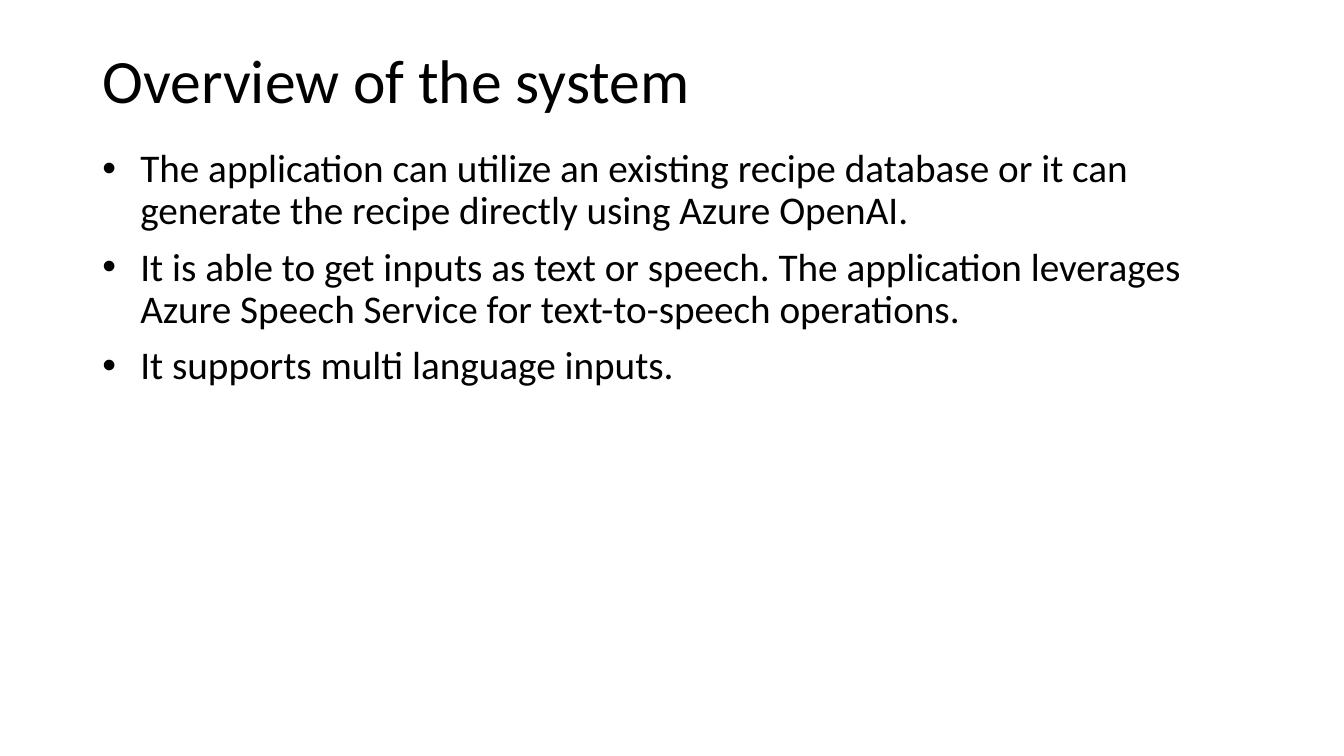
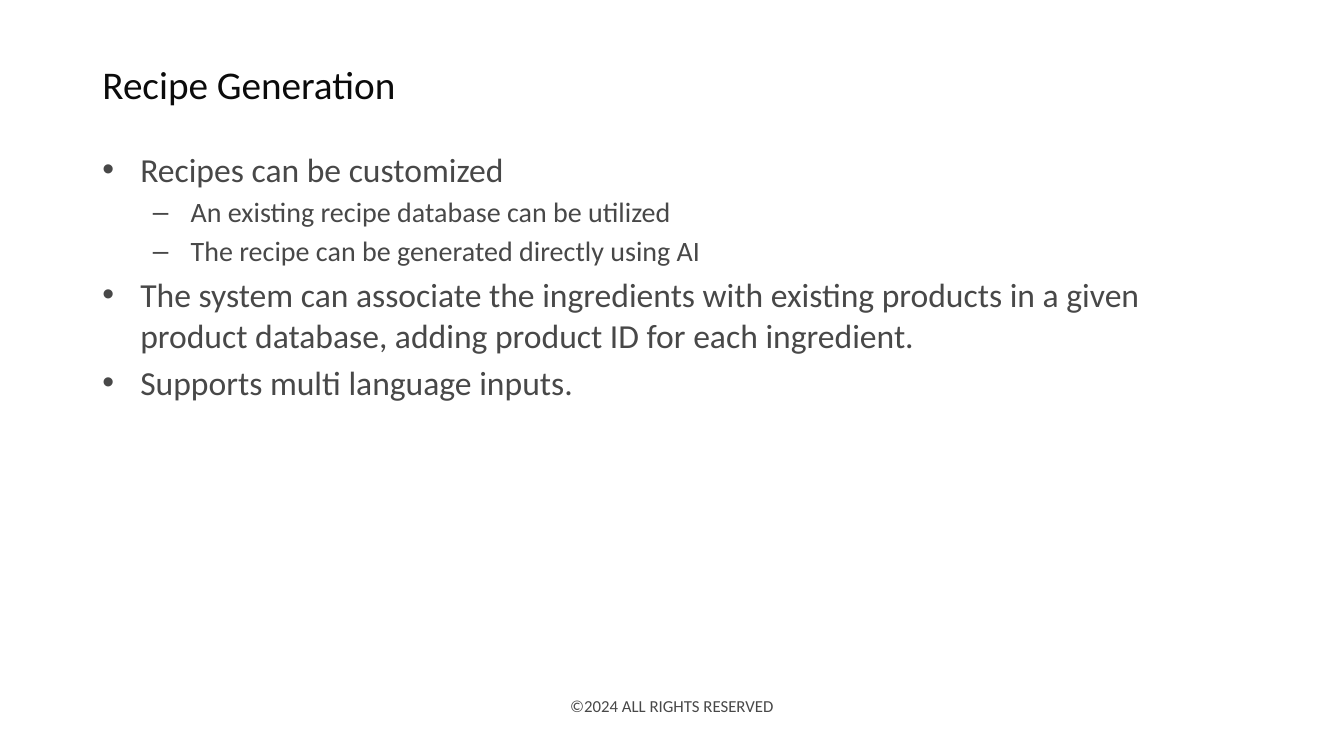
Before and after one commit to deepnetworkgmbh/generative-ai, a slide deck: slide 4 of recipe_generation/Presentation.pptx. Drawn at 1344x756 pixels with LibreOffice and Linux fonts; fonts in the diff are those of the drawing; background and template pictures are left out. Boxes give left, top, right and bottom in pixels: in the first picture for what was removed or moved away, otherwise in the second. Text is boxed around its words. In the diff, an @@ line names an element or a change of style, - is before the commit and + after.

Commit message:
(recipe_generation): Updated the presentation

```diff
--- a/recipe_generation/Presentation.pptx
+++ b/recipe_generation/Presentation.pptx
@@ title at bbox=[102, 72, 396, 106]: text changed; size 44 to 28 pt; text colour #000000 to #0B0B0B @@
-Overview of the system
+Recipe Generation
@@ text at bbox=[140, 158, 1139, 401]: text changed; size 28 to 24 pt; text colour #000000 to #484848 @@
-• The application can utilize an existing recipe database or it can generate the recipe directly using Azure OpenAI.
-• It is able to get inputs as text or speech. The application leverages Azure Speech Service for text-to-speech operations.
-• It supports multi language inputs.
+• Recipes can be customized
+  – An existing recipe database can be utilized
+  – The recipe can be generated directly using AI
+• The system can associate the ingredients with existing products in a given product database, adding product ID for each ingredient.
+• Supports multi language inputs.
@@ text added at bbox=[570, 700, 773, 712], 12 pt, text #484848 @@
+©2024 ALL RIGHTS RESERVED
```
Also in this commit, not shown: 16 other slides changed, 4 slides added, 3 slides removed, 1 other file.
